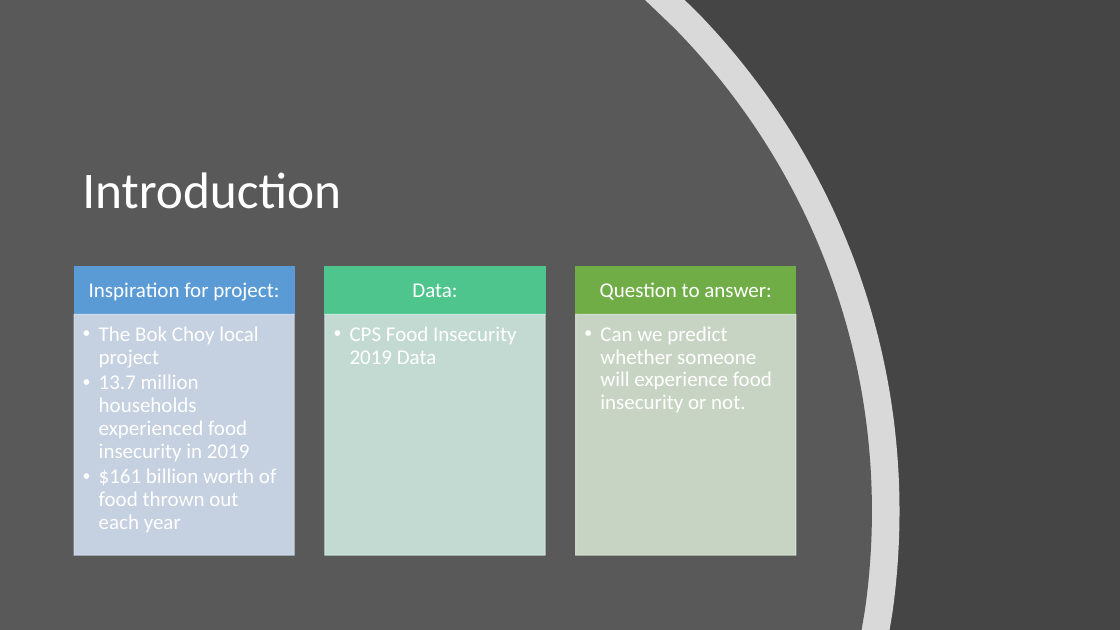
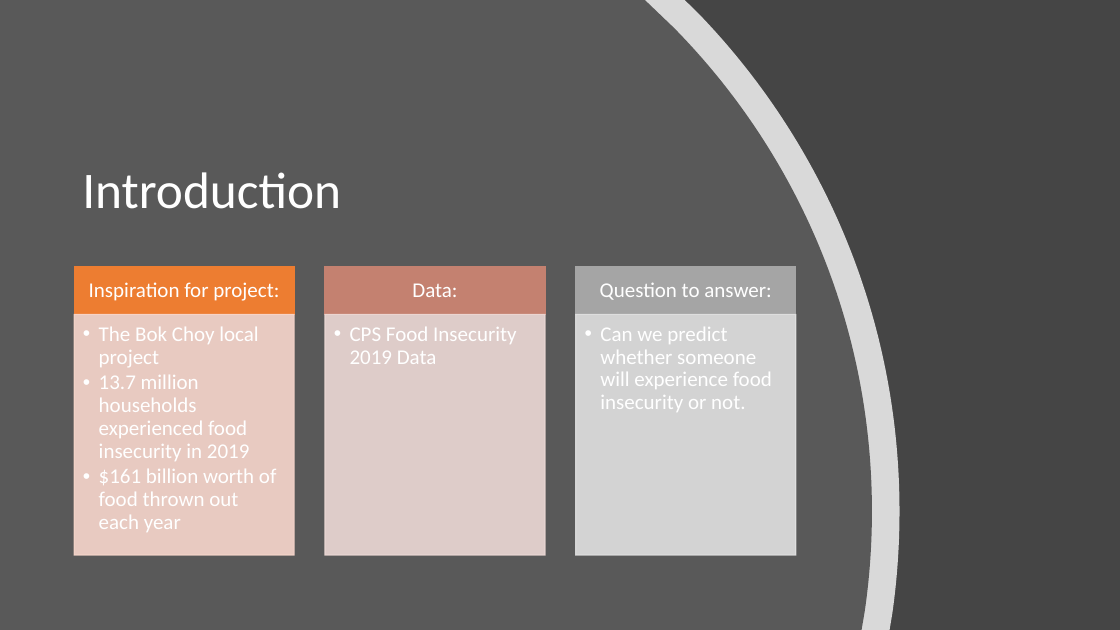
Before and after one commit to cassyclark96/food-insecurity-project, a slide deck: slide 2 of food-security-slides.pptx. Drawn at 1120x630 pixels with LibreOffice and Linux fonts; fonts in the diff are those of the drawing. Boxes give left, top, right and bottom in pixels: in the first picture for what was removed or moved away, otherwise in the second. Text is boxed around its words. In the diff, an @@ line names an element or a change of style, - is before the commit and + after.

```diff
--- a/food-security-slides.pptx
+++ b/food-security-slides.pptx
@@ rectangle at (74, 267, 294, 315): fill #5B9BD5 to #ED7D31; outline #5B9BD5 1 pt to #ED7D31 1 pt @@
@@ rectangle at (325, 267, 545, 315): fill #4DC58D to #C48170; outline #4DC58D 1 pt to #C48170 1 pt @@
@@ rectangle at (576, 267, 796, 315): fill #70AD47 to #A5A5A5; outline #70AD47 1 pt to #A5A5A5 1 pt @@
@@ rectangle at (74, 314, 294, 555): fill #D2DEEF at 90% opacity to #F8D7CE at 90% opacity; outline #D2DEEF 1 pt to #F8D7CE 1 pt @@
@@ rectangle at (325, 314, 545, 555): fill #D0EAE1 at 90% opacity to #EDD9D7 at 90% opacity; outline #D0EAE1 1 pt to #EDD9D7 1 pt @@
@@ rectangle at (576, 314, 796, 555): fill #D5E3CF at 90% opacity to #E1E1E1 at 90% opacity; outline #D5E3CF 1 pt to #E1E1E1 1 pt @@
```
Also in this commit, not shown: 7 other slides changed, 2 other files.
